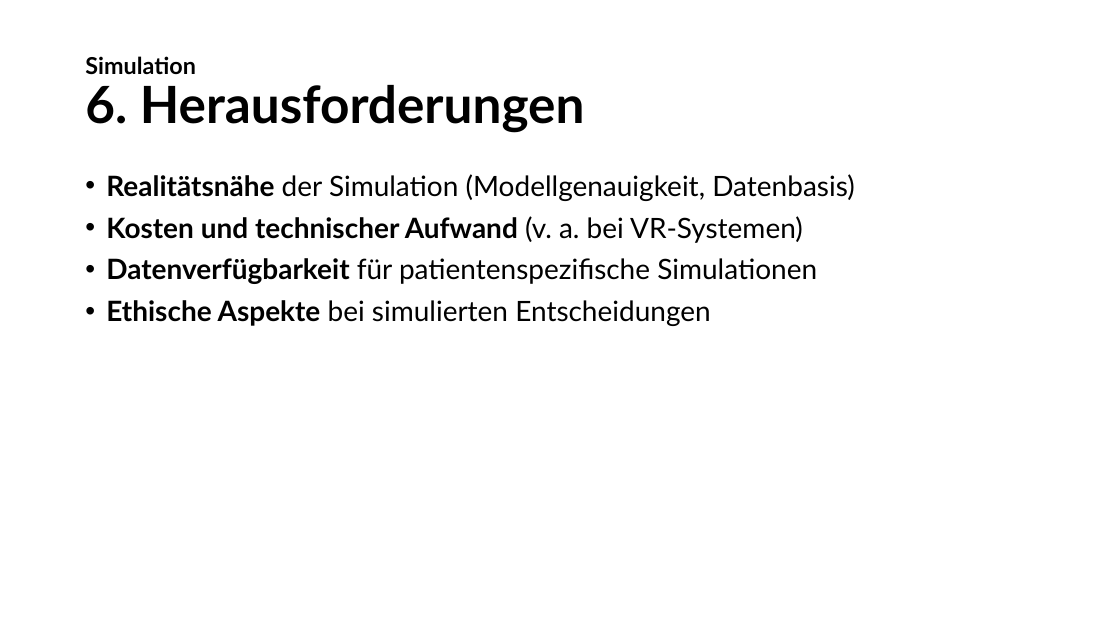
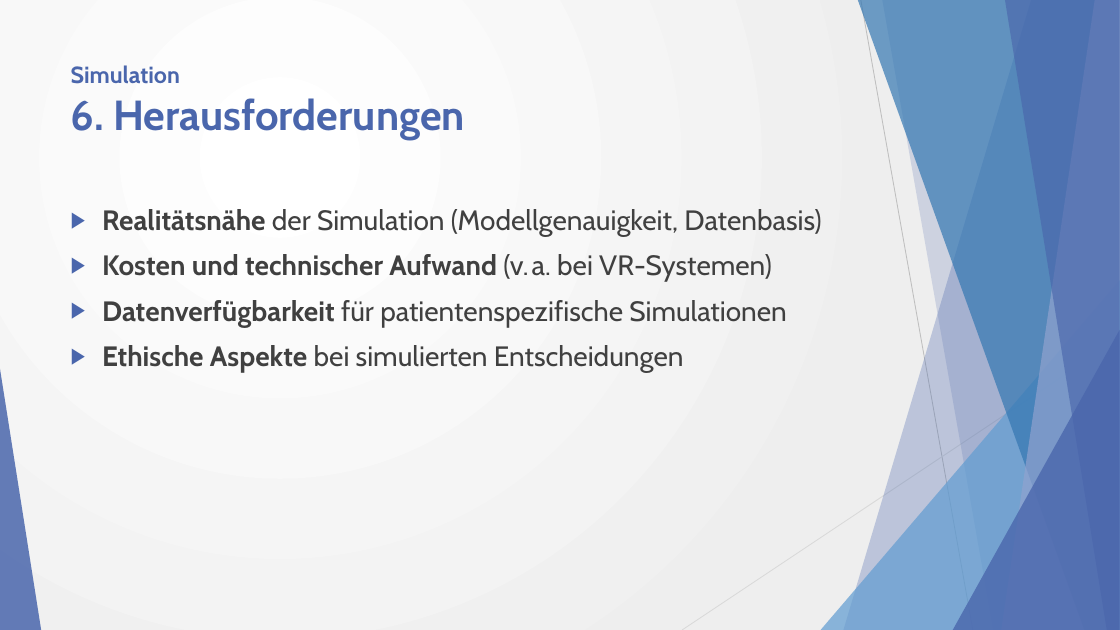
Before and after one commit to w0fl/w0fl, a slide deck: slide 17 of Simulation und Modellierung in der Medizininformatik.pptx. Drawn at 1120x630 pixels with LibreOffice and Linux fonts; fonts in the diff are those of the drawing. Boxes give left, top, right and bottom in pixels: in the first picture for what was removed or moved away, otherwise in the second. Text is boxed around its words. In the diff, an @@ line names an element or a change of style, - is before the commit and + after.

```diff
--- a/Simulation und Modellierung in der Medizininformatik.pptx
+++ b/Simulation und Modellierung in der Medizininformatik.pptx
@@ background #FFFFFF to gradient #FFFFFF to #EEEEEE @@
@@ title "Simulation 6. Herausforderungen": place and size @@
-title "Simulation 6. Herausforderungen" at (85,56,585,133)
+title "Simulation 6. Herausforderungen" at (71,65,465,140)
@@ title "Simulation 6. Herausforderungen" at (71,65,465,140): size 44 to 36 pt in "6. Herausforderungen"; font Lato to Cabin, text colour #000000 to #4A66AC; line spacing 0.9 to 1; vertical alignment middle to top @@
@@ text "Realitätsnähe der Simulation (Modellgenauigkeit, Datenbasis)": place and size @@
-text "Realitätsnähe der Simulation (Modellgenauigkeit, Datenbasis)" at (106,174,855,326)
+text "Realitätsnähe der Simulation (Modellgenauigkeit, Datenbasis)" at (102,209,821,372)
@@ text "Realitätsnähe der Simulation (Modellgenauigkeit, Datenbasis)" at (102,209,821,372): font Lato to Cabin, text colour #000000 to #404040; bullet • to ▶; line spacing 0.9 to 1 @@
@@ group added at (0,0,1120,630): 5 freeform shapes, 3 triangles, 2 lines @@
```
Also in this commit, not shown: 18 other slides changed.
